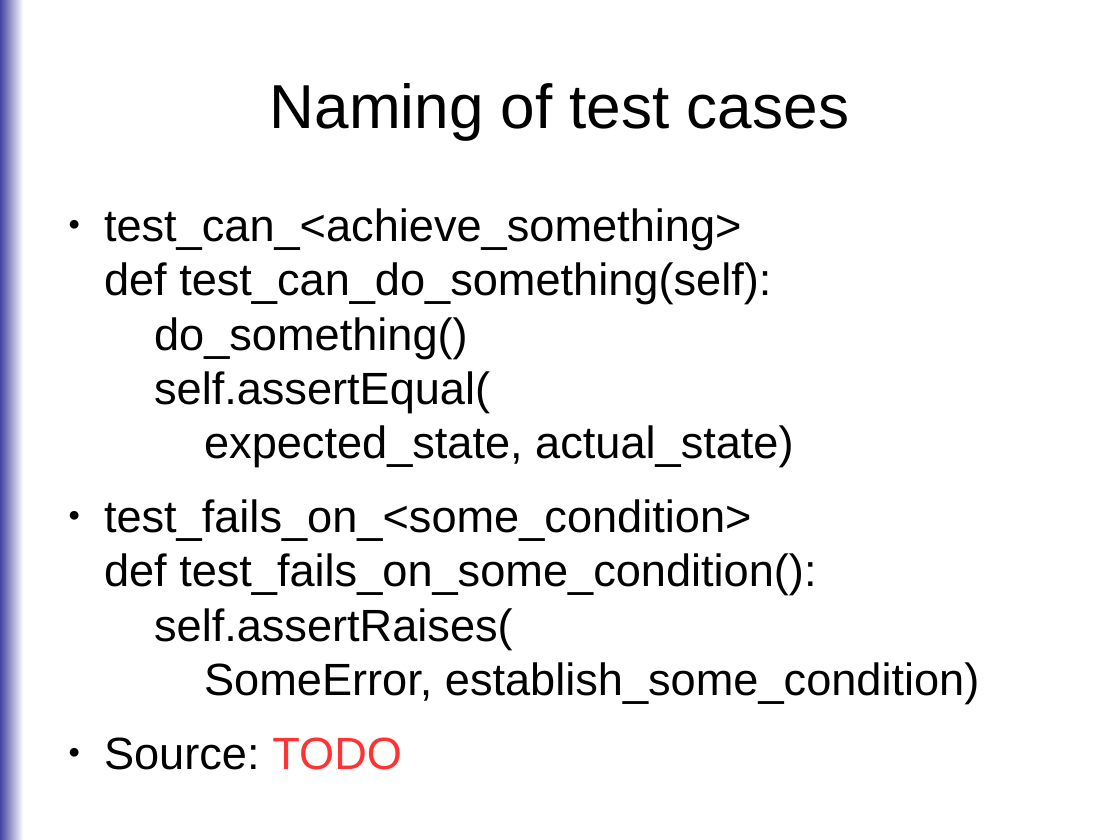
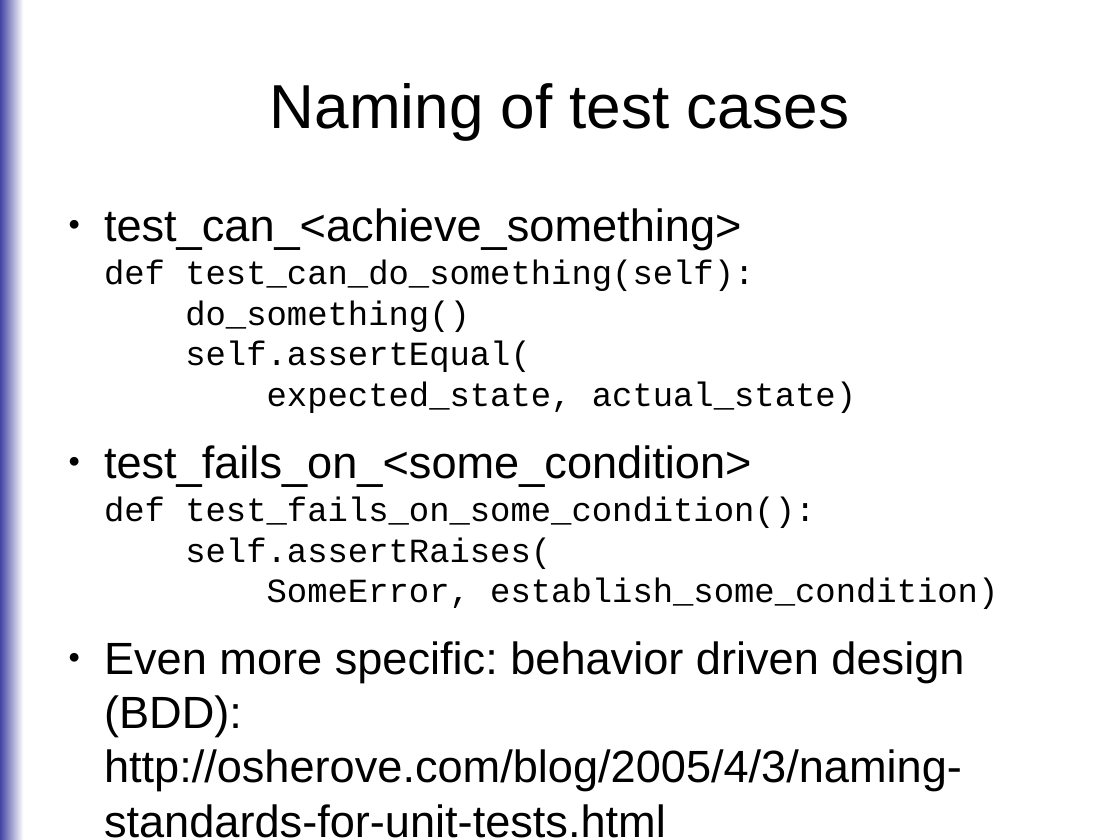
Before and after one commit to roskakori/talks, a slide deck: slide 4 of pygraz/testcases/Finding test cases 101.odp. Drawn at 1120x840 pixels with LibreOffice and Linux fonts; fonts in the diff are those of the drawing. Boxes give left, top, right and bottom in pixels: in the first picture for what was removed or moved away, otherwise in the second. Text is boxed around its words. In the diff, an @@ line names an element or a change of style, - is before the commit and + after.

```diff
--- a/pygraz/testcases/Finding test cases 101.odp
+++ b/pygraz/testcases/Finding test cases 101.odp
@@ text at (104,208,998,609): size 32 to 24 pt, font Arial to Courier New in "def test_can_do_something(self): do_something() self.assertE ...", "def test_fails_on_some_condition(): self.assertRaises( SomeE ..." @@
@@ text at (104,641,964,838): text changed @@
-● Source: TODO
+● Even more specific: behavior driven design (BDD): http://osherove.com/blog/2005/4/3/naming-standards-for-unit-tests.html
```
Also in this commit, not shown: 8 other slides changed.
